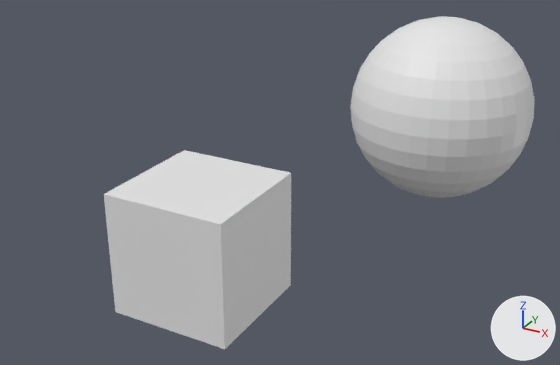
An edit to the OBJ model assets/models/geo.obj, drawn before and after from the same camera.
One viewpoint serves both versions: a 50 mm lens placed at (2.74, -6.58, 2.83), pointed at (-0.6, -0.51, -0.21). Lighting does not change. The marker at lower right points along +X, +Y and +Z. The first picture is the older version. Where no turn or scale is listed for an object, it has been applied to the vertices.
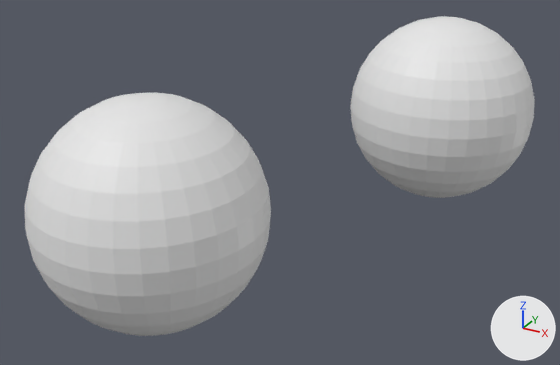
What the commit changed:
Mesh me_sphere_001 is new.
It is a UV sphere (32 segments, 16 rings, poles along z) spanning x -2.0..0.0, y -3.0..-1.0, z -1.0..1.0.
It uses material mat_material (its picture is missing).
Object 'Cube' (ob_cube) is deleted.
Object 'Sphere.001' (ob_sphere_001) is new; it shows me_sphere_001.
Its location is (0.0, 0.0, 0.0).

Boxes (x1, y1, x2, y2) around the edits, measured in the pictures (560 x 365 px):
'Sphere.001', added: after (25, 93, 271, 336)
'Cube', deleted: before (104, 150, 291, 349)
